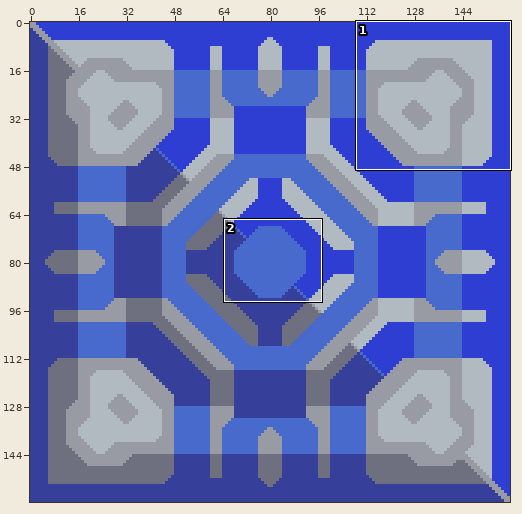
A sprite sheet gets an edit: sprites/blocks/effects/igcore.png. Above: a wide view before the commit, with the close-up outlined.
Close-up. Earlier state:
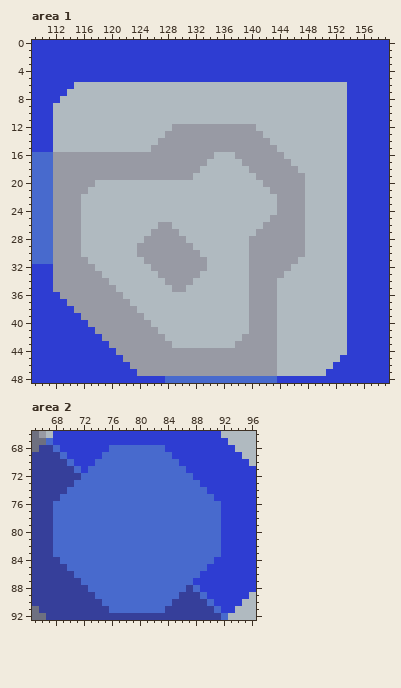
The file is 160x160 pixels. Shown: area 1: x 109..159, y 0..48; area 2: x 65..96, y 66..92. The commit also changed other parts of the picture, which this record leaves out.
After:
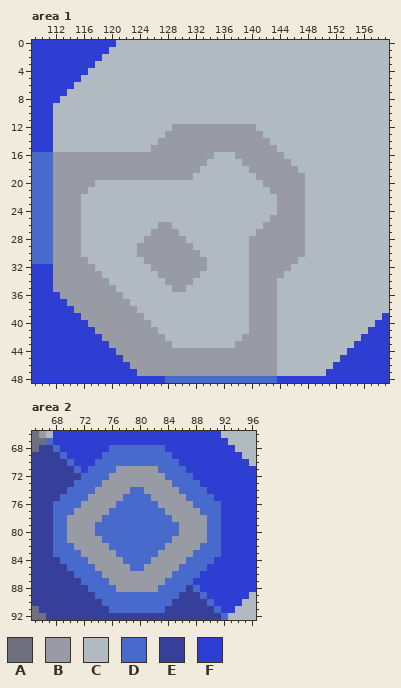
Palette (. is transparent): A #6e7080  B #989aa4  C #b0bac0  D #486acd  E #363f9a  F #2e3dd2
The exact change:
Area 1:
y 0: x 121..159 FFFFFFFFFFFFFFFFFFFFFFFFFFFFFFFFFFFFFFF -> CCCCCCCCCCCCCCCCCCCCCCCCCCCCCCCCCCCCCCC
y 1: x 120..159 FFFFFFFFFFFFFFFFFFFFFFFFFFFFFFFFFFFFFFFF -> CCCCCCCCCCCCCCCCCCCCCCCCCCCCCCCCCCCCCCCC
y 2: x 119..159 FFFFFFFFFFFFFFFFFFFFFFFFFFFFFFFFFFFFFFFFF -> CCCCCCCCCCCCCCCCCCCCCCCCCCCCCCCCCCCCCCCCC
y 3: x 118..159 FFFFFFFFFFFFFFFFFFFFFFFFFFFFFFFFFFFFFFFFFF -> CCCCCCCCCCCCCCCCCCCCCCCCCCCCCCCCCCCCCCCCCC
y 4: x 117..159 FFFFFFFFFFFFFFFFFFFFFFFFFFFFFFFFFFFFFFFFFFF -> CCCCCCCCCCCCCCCCCCCCCCCCCCCCCCCCCCCCCCCCCCC
y 5: x 116..159 FFFFFFFFFFFFFFFFFFFFFFFFFFFFFFFFFFFFFFFFFFFF -> CCCCCCCCCCCCCCCCCCCCCCCCCCCCCCCCCCCCCCCCCCCC
y 6..38: x 154..159 FFFFFF -> CCCCCC
y 39: x 154..158 FFFFF -> CCCCC
y 40: x 154..157 FFFF -> CCCC
y 41: x 154..156 FFF -> CCC
y 42: x 154..155 FF -> CC
y 43: x 154 F -> C
Area 2:
y 71: x 77..82 DDDDDD -> BBBBBB
y 72: x 76..83 DDDDDDDD -> BBBBBBBB
y 73: x 75..84 DDDDDDDDDD -> BBBBBBBBBB
y 74: x 74..78 DDDDD -> BBBBB; x 81..85 DDDDD -> BBBBB
y 75: x 73..77 DDDDD -> BBBBB; x 82..86 DDDDD -> BBBBB
y 76: x 72..76 DDDDD -> BBBBB; x 83..87 DDDDD -> BBBBB
y 77: x 71..75 DDDDD -> BBBBB; x 84..88 DDDDD -> BBBBB
y 78: x 70..74 DDDDD -> BBBBB; x 85..89 DDDDD -> BBBBB
y 79..80: x 70..73 DDDD -> BBBB; x 86..89 DDDD -> BBBB
y 81: x 70..74 DDDDD -> BBBBB; x 85..89 DDDDD -> BBBBB
y 82: x 71..75 DDDDD -> BBBBB; x 84..88 DDDDD -> BBBBB
y 83: x 72..76 DDDDD -> BBBBB; x 83..87 DDDDD -> BBBBB
y 84: x 73..77 DDDDD -> BBBBB; x 82..86 DDDDD -> BBBBB
y 85: x 74..78 DDDDD -> BBBBB; x 81..85 DDDDD -> BBBBB
y 86: x 75..84 DDDDDDDDDD -> BBBBBBBBBB
y 87: x 76..83 DDDDDDDD -> BBBBBBBB
y 88: x 77..82 DDDDDD -> BBBBBB
